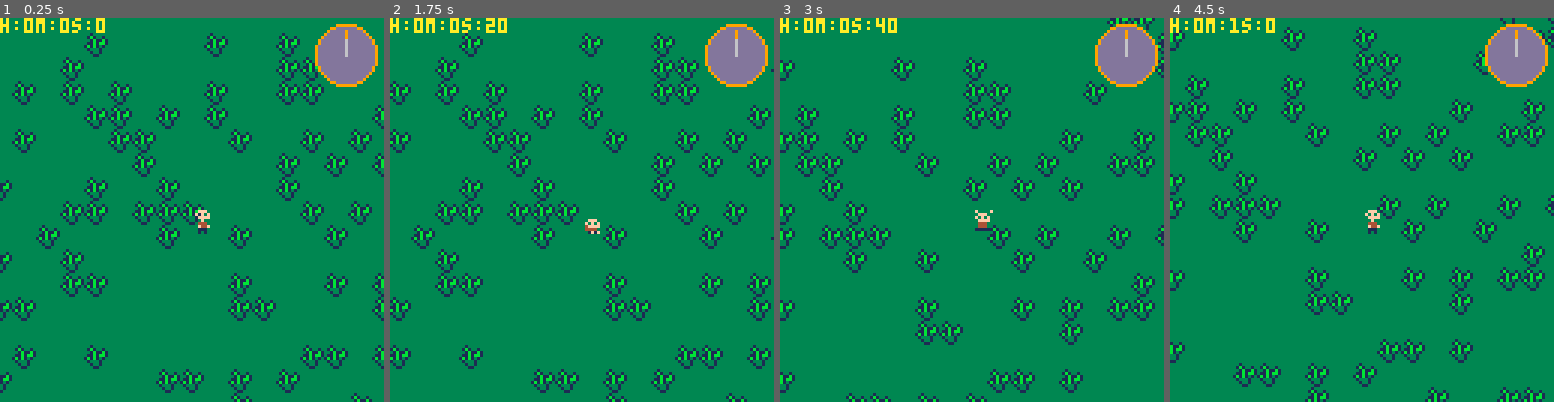
Above: before the commit, frames 1-4 (left to right).
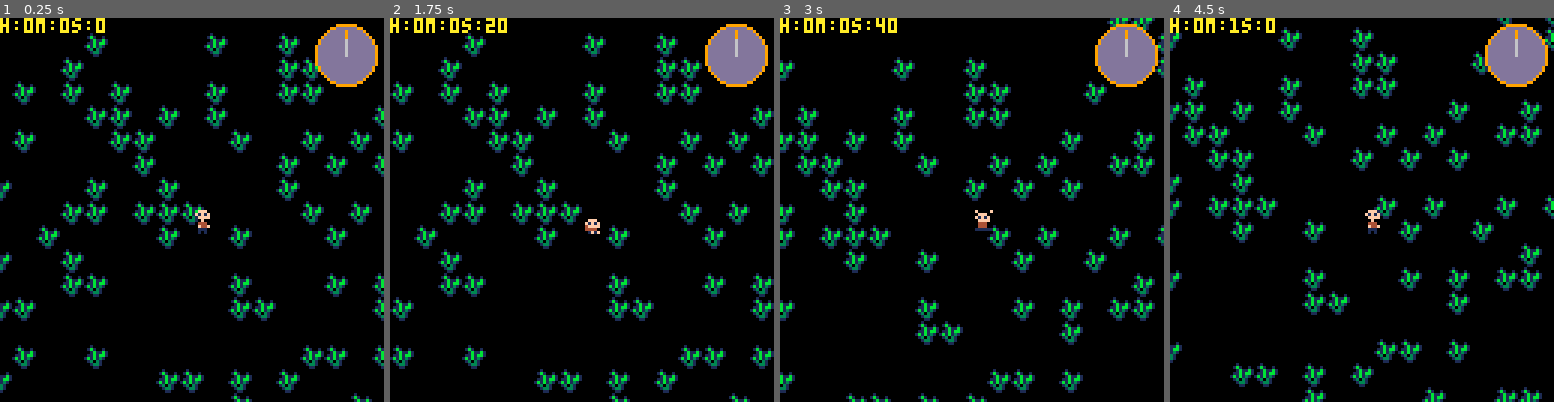
Above: after the commit, the same moments.

Repository: BradleyBoutcher/liltown
Game: PICO-8 cartridge liltown.p8
Two runs of this game, one before a commit and one after it. Both use one fixed random seed, a clock stepped at 60 frames per second and the inputs below.
Inputs:
- Up to frame 1 (0.25 s): no input
- Up to frame 2 (1.75 s): tap X (X key) at 0.33, 1.07 s; tap O (Z key) at 0.7, 1.7 s; hold Right from 1.6 s (still down)
- Up to frame 3 (3 s): tap X (X key) at 1.85, 2.97 s; release Right at 2.1 s; tap O (Z key) at 2.1, 2.5, 2.9 s; hold Up 2.15-2.42 s; hold Right from 2.47 s (still down)
- Up to frame 4 (4.5 s): release Right at 3.03 s; hold Left 3.08-3.58 s; tap O (Z key) at 3.3, 3.7, 4.1 s; hold Down 3.63-3.97 s; hold Right from 4.02 s (still down); tap X (X key) at 4.08 s

The runs differ from the first frame. In frame 1, 84% of the frame differs, in the area x 0-100%, y 0-100%; in frame 2, 95%; in frame 3, 85%; in frame 4, 95%.

Commit message:
Begin implementing day night animation

Diff:
--- a/liltown.p8
+++ b/liltown.p8
@@ -4,6 +4,7 @@
 
 -- lil' town -- by bradley boutcher
 
+-- Initial values for player character
 local guy = {
 	x = 500,
 	y = 75,
@@ -14,6 +15,11 @@
 	o = 0
 }
 
+local ground = {
+	stage = 0,
+	c = 3,
+	f = 0b0000000000000000
+}
 -- clock
 local hour,minute,second = 0,0,0
 -- day or night
@@ -31,7 +37,7 @@
 function generatemap()
 	for x=0,127,1 do
 		for y=0,31,1 do
-			if (rnd(100) > 75) then
+			if (rnd(100) > 75 and mget(x,y) == 0) then
 				add(plants, {x=x,y=y})
 				mset(x,y,18)
 			end
@@ -121,6 +127,7 @@
 
 -- animated clock in top right hand corner
 function draw_clock()
+	fillp(0b0000000000000000)
 	x = cam_x+115
 	y = cam_y + 12
 	circfill(x,y,10,13)
@@ -130,9 +137,24 @@
 	minute_y = y + (-cos(minute/60)*8)
 	line(x,y,minute_x, minute_y,9)
 	-- hour hand
-	hourx = x + (-sin(hour/60)*5)
-	houry = y + (-cos(hour/60)*5)
-	line(x,y,hourx,houry,6)
+	hour_x = x + (-sin(hour/60)*5)
+	hour_y = y + (-cos(hour/60)*5)
+	line(x,y,hour_x,hour_y,6)
+end
+
+function update_ground()
+	if (am) ground.c = 3 else ground.c = 1
+	if (frame % 15 == 0) then
+		if (ground.stage == 0) ground.f = 0b1000100010001000
+		if (ground.stage == 1) ground.f = 0b1010101010101010
+		if (ground.stage >= 2) ground.f = 0b0000000000000000
+		ground.stage += 1
+	end
+end
+
+function draw_ground()
+	fillp(ground.f)
+	rectfill(0,0,1017,255,c)
 end
 
 -- increment frame timer and clock values
@@ -145,6 +167,7 @@
 				minute = 0
 				if (hour > 11) then
 					if (am) am = false else am = true
+					ground_stage = 0
 					hour = 0
 				else
 					hour += 1
@@ -171,6 +194,7 @@
 	grow_plants()
 	anim_guy()
 	move_guy()
+	update_ground()
 	-- record btn press on current frame
 	p_btn = btn()
 end
@@ -178,7 +202,7 @@
 function _draw()
 	cls()
 	camera(cam_x,cam_y)
-	rectfill(0,0,1017,155,3)
+	draw_ground()
 	map(0, 0, 0, 0, 128, 32)
 	draw_clock()
 	spr(guy.sprt,guy.x,guy.y,1,1,guy.f)
@@ -318,42 +342,42 @@
 0202020202020000000000000000000000000100000000000000000000000000000000000000000000000000000000000000000000000000000000000000000000000000000000000000000000000000000000000000000000000000000000000000000000000000000000000000000000000000000000000000000000000000
 0000000000000000000000000000000000000000000000000000000000000000000000000000000000000000000000000000000000000000000000000000000000000000000000000000000000000000000000000000000000000000000000000000000000000000000000000000000000000000000000000000000000000000
 __map__
-16171717171717171717171717171717171b1b1b1b1b1b1b1b1b1b1b1b1b1b1b1b1b1b1b1b1b1b1b1b1b1b1b1b1b1b1b1b1b1b1b1b1b1b1b1b1b1b1b1b1b1b1b1b1b1b1b1b1b1b1b1b1b1b1b1b1b1b1b1b1b1b1b1b1b1b1b1b1b1b1b1b1b1b1b1b1b1b1b1b1b1b1b1b1b1b1b1b1b1b1b1b1b1b1b1b1b1b1b1b1b000000000000
-1608090a1b1b1b1b1b1b1b1b1b1b1b1b1b1b1b1b1b1b1b1b1b1b1b1b1b1b1b1b1b1b1b1b1b1b1b1b1b1b1b1b1b1b1b1b1b1b1b1b1b1b1b1b1b1b1b1b1b1b1b1b1b1b1b1b1b1b1b1b1b1b1b1b1b1b1b1b1b1b1b1b1b1b1b1b1b1b1b1b1b1b1b1b1b1b1b1b1b1b1b1b1b1b1b1b1b1b1b1b1b1b1b1b1b1b1b1b1b1b000000000000
-1638393a1b1b1b1b1b1b1b1b1b1b1b1b1b1b1b1b1b1b1b1b1b1b1b1b1b1b1b1b1b1b1b1b1b1b1b1b1b1b1b1b1b1b1b1b1b1b1b1b1b1b1b1b1b1b1b1b1b1b1b1b1b1b1b1b1b1b1b1b1b1b1b1b1b1b1b1b1b1b1b1b1b1b1b1b1b1b1b1b1b1b1b1b1b1b1b1b1b1b1b1b1b1b1b1b1b1b1b1b1b1b1b1b1b1b1b1b1b1b000000000000
-161b08090909090a1b1b1b1b1b1b1b1b1b1b1b1b1b1b1b1b1b1b1b1b1b1b1b1b1b1b1b1b1b1b1b1b1b1b1b1b1b1b1b1b1b1b1b1b1b1b1b1b1b1b1b1b1b1b1b1b1b1b1b1b1b1b1b1b1b1b1b1b1b1b1b1b1b1b1b1b1b1b1b1b1b1b1b1b1b1b1b1b1b1b1b1b1b1b1b1b1b1b1b1b1b1b1b1b1b1b1b1b1b1b1b1b1b1b000000000000
-16082b191919291a1b1b1b1b1b1b1b1b1b1b1b1b1b1b1b1b1b1b1b1b1b1b1b1b1b1b1b1b1b1b1b1b1b1b1b1b1b1b1b1b1b1b1b1b1b1b1b1b1b1b1b1b1b1b1b1b1b1b1b1b1b1b1b1b1b1b1b1b1b1b1b1b1b1b1b1b1b1b1b1b1b1b1b1b1b1b1b1b1b1b1b1b1b1b1b1b1b1b1b1b1b1b1b1b1b1b1b1b1b1b1b1b1b1b000000000000
-162819192919192a1b1b1b1b1b1b1b1b1b1b1b1b1b1b1b1b1b1b1b1b1b1b1b1b1b1b1b1b1b1b1b1b1b1b1b1b1b1b1b1b1b1b1b1b1b1b1b1b1b1b1b1b1b1b1b1b1b1b1b1b1b1b1b1b1b1b1b1b1b1b1b1b1b1b1b1b1b1b1b1b1b1b1b1b1b1b1b1b1b1b1b1b1b1b1b1b1b1b1b1b1b1b1b1b1b1b1b1b1b1b1b1b1b1b000000000000
-163839393939393a1b1b1b1b1b1b1b1b1b1b1b1b1b1b1b1b1b1b1b1b1b1b1b1b1b1b1b1b1b1b1b1b1b1b1b1b1b1b1b1b1b1b1b1b1b1b1b1b1b1b1b1b1b1b1b1b1b1b1b1b1b1b1b1b1b1b1b1b1b1b1b1b1b1b1b1b1b1b1b1b1b1b1b1b1b1b1b1b1b1b1b1b1b1b1b1b1b1b1b1b1b1b1b1b1b1b1b1b1b1b1b1b1b1b000000000000
-161b1b1b1b1b1b1b1b1b1b1b1b1b1b1b1b1b1b1b1b1b1b1b1b1b1b1b1b1b1b1b1b1b1b1b1b1b1b1b1b1b1b1b1b1b1b1b1b1b1b1b1b1b1b1b1b1b1b1b1b1b1b1b1b1b1b1b1b1b1b1b1b1b1b1b1b1b1b1b1b1b1b1b1b1b1b1b1b1b1b1b1b1b1b1b1b1b1b1b1b1b1b1b1b1b1b1b1b1b1b1b1b1b1b1b1b1b1b1b1b1b000000000000
-161b1b1b1b1b1b1b1b1b1b1b1b1b1b1b1b1b1b1b1b1b1b1b1b1b1b1b1b1b1b1b1b1b1b1b1b1b1b1b1b1b1b1b1b1b1b1b1b1b1b1b1b1b1b1b1b1b1b1b1b1b1b1b1b1b1b1b1b1b1b1b1b1b1b1b1b1b1b1b1b1b1b1b1b1b1b1b1b1b1b1b1b1b1b1b1b1b1b1b1b1b1b1b1b1b1b1b1b1b1b1b1b1b1b1b1b1b1b1b1b1b000000000000
-161b1b1b1b1b1b1b1b1b1b1b1b1b1b1b1b1b1b1b1b1b1b1b1b1b1b1b1b1b1b1b1b1b1b1b1b1b1b1b1b1b1b1b1b1b1b1b1b1b1b1b1b1b1b1b1b1b1b1b1b1b1b1b1b1b1b1b1b1b1b1b1b1b1b1b1b1b1b1b1b1b1b1b1b1b1b1b1b1b1b1b1b1b1b1b1b1b1b1b1b1b1b1b1b1b1b1b1b1b1b1b1b1b1b1b1b1b1b1b1b1b1b1b1b1b0000
-161b1b1b1b1b1b1b1b1b1b1b1b1b1b1b1b1b1b1b1b1b1b1b1b1b1b1b1b1b1b1b1b1b1b1b1b1b1b1b1b1b1b1b1b1b1b1b1b1b1b1b1b1b1b1b1b1b1b1b1b1b1b1b1b1b1b1b1b1b1b1b1b1b1b1b1b1b1b1b1b1b1b1b1b1b1b1b1b1b1b1b1b1b1b1b1b1b1b1b1b1b1b1b1b1b1b1b1b1b1b1b1b1b1b1b1b1b1b1b1b1b1b1b1b1b0000
-161b1b1b1b1b1b1b1b1b1b1b1b1b1b1b1b1b1b1b1b1b1b1b1b1b1b1b1b1b1b1b1b1b1b1b1b1b1b1b1b1b1b1b1b1b1b1b1b1b1b1b1b1b1b1b1b1b1b1b1b1b1b1b1b1b1b1b1b1b1b1b1b1b1b1b1b1b1b1b1b1b1b1b1b1b1b1b1b1b1b1b1b1b1b1b1b1b1b1b1b1b1b1b1b1b1b1b1b1b1b1b1b1b1b1b1b1b1b1b1b1b1b1b1b1b1b1b
-161b1b1b1b1b1b1b1b1b1b1b1b1b1b1b1b1b1b1b1b1b1b1b1b1b1b1b1b1b1b1b1b1b1b1b1b1b1b1b1b1b1b1b1b1b1b1b1b1b1b1b1b1b1b1b1b1b1b1b1b1b1b1b1b1b1b1b1b1b1b1b1b1b1b1b1b1b1b1b1b1b1b1b1b1b1b1b1b1b1b1b1b1b1b1b1b1b1b1b1b1b1b1b1b1b1b1b1b1b1b1b1b1b1b1b1b1b1b1b1b1b1b1b1b1b1b1b
-161b1b1b1b1b1b1b1b1b1b1b1b1b1b1b1b1b1b1b1b1b1b1b1b1b1b1b1b1b1b1b1b1b1b1b1b1b1b1b1b1b1b1b1b1b1b1b1b1b1b1b1b1b1b1b1b1b1b1b1b1b1b1b1b1b1b1b1b1b1b1b1b1b1b1b1b1b1b1b1b1b1b1b1b1b1b1b1b1b1b1b1b1b1b1b1b1b1b1b1b1b1b1b1b1b1b1b1b1b1b1b1b1b1b1b1b1b1b1b1b1b1b1b1b1b1b1b
-161b1b1b1b1b1b1b1b1b1b1b1b1b1b1b1b1b1b1b1b1b1b1b1b1b1b1b1b1b1b1b1b1b1b1b1b1b1b1b1b1b1b1b1b1b1b1b1b1b1b1b1b1b1b1b1b1b1b1b1b1b1b1b1b1b1b1b1b1b1b1b1b1b1b1b1b1b1b1b1b1b1b1b1b1b1b1b1b1b1b1b1b1b1b1b1b1b1b1b1b1b1b1b1b1b1b1b1b1b1b1b1b1b1b1b1b1b1b1b1b1b1b1b1b1b1b1b
-161b1b1b1b1b1b1b1b1b1b1b1b1b1b1b1b1b1b1b1b1b1b1b1b1b1b1b1b1b1b1b1b1b1b1b1b1b1b1b1b1b1b1b1b1b1b1b1b1b1b1b1b1b1b1b1b1b1b1b1b1b1b1b1b1b1b1b1b1b1b1b1b1b1b1b1b1b1b1b1b1b1b1b1b1b1b1b1b1b1b1b1b1b1b1b1b1b1b1b1b1b1b1b1b1b1b1b1b1b1b1b1b1b1b1b1b1b1b1b1b1b1b1b1b1b1b1b
-161b1b1b1b1b1b1b1b1b1b1b1b1b1b1b1b1b1b1b1b1b1b1b1b1b1b1b1b1b1b1b1b1b1b1b1b1b1b1b1b1b1b1b1b1b1b1b1b1b1b1b1b1b1b1b1b1b1b1b1b1b1b1b1b1b1b1b1b1b1b1b1b1b1b1b1b1b1b1b1b1b1b1b1b1b1b1b1b1b1b1b1b1b1b1b1b1b1b1b1b1b1b1b1b1b1b1b1b1b1b1b1b1b1b1b1b1b1b1b1b1b1b1b1b1b1b1b
-161b1b1b1b1b1b1b1b1b1b1b1b1b1b1b1b1b1b1b1b1b1b1b1b1b1b1b1b1b1b1b1b1b1b1b1b1b1b1b1b1b1b1b1b1b1b1b1b1b1b1b1b1b1b1b1b1b1b1b1b1b1b1b1b1b1b1b1b1b1b1b1b1b1b1b1b1b1b1b1b1b1b1b1b1b1b1b1b1b1b1b1b1b1b1b1b1b1b1b1b1b1b1b1b1b1b1b1b1b1b1b1b1b1b1b1b1b1b1b1b1b1b1b1b1b1b1b
-161b1b1b1b1b1b1b1b1b1b1b1b1b1b1b1b1b1b1b1b1b1b1b1b1b1b1b1b1b1b1b1b1b1b1b1b1b1b1b1b1b1b1b1b1b1b1b1b1b1b1b1b1b1b1b1b1b1b1b1b1b1b1b1b1b1b1b1b1b1b1b1b1b1b1b1b1b1b1b1b1b1b1b1b1b1b1b1b1b1b1b1b1b1b1b1b1b1b1b1b1b1b1b1b1b1b1b1b1b1b1b1b1b1b1b1b1b1b1b1b1b1b1b1b1b1b1b
-161b1b1b1b1b1b1b1b1b1b1b1b1b1b1b1b1b1b1b1b1b1b1b1b1b1b1b1b1b1b1b1b1b1b1b1b1b1b1b1b1b1b1b1b1b1b1b1b1b1b1b1b1b1b1b1b1b1b1b1b1b1b1b1b1b1b1b1b1b1b1b1b1b1b1b1b1b1b1b1b1b1b1b1b1b1b1b1b1b1b1b1b1b1b1b1b1b1b1b1b1b1b1b1b1b1b1b1b1b1b1b1b1b1b1b1b1b1b1b1b1b1b1b1b1b1b1b
-161b1b1b1b1b1b1b1b1b1b1b1b1b1b1b1b1b1b1b1b1b1b1b1b1b1b1b1b1b1b1b1b1b1b1b1b1b1b1b1b1b1b1b1b1b1b1b1b1b1b1b1b1b1b1b1b1b1b1b1b1b1b1b1b1b1b1b1b1b1b1b1b1b1b1b1b1b1b1b1b1b1b1b1b1b1b1b1b1b1b1b1b1b1b1b1b1b1b1b1b1b1b1b1b1b1b1b1b1b1b1b1b1b1b1b1b1b1b1b1b1b1b1b1b1b1b1b
-161b1b1b1b1b1b1b1b1b1b1b1b1b1b1b1b1b1b1b1b1b1b1b1b1b1b1b1b1b1b1b1b1b1b1b1b1b1b1b1b1b1b1b1b1b1b1b1b1b1b1b1b1b1b1b1b1b1b1b1b1b1b1b1b1b1b1b1b1b1b1b1b1b1b1b1b1b1b1b1b1b1b1b1b1b1b1b1b1b1b1b1b1b1b1b1b1b1b1b1b1b1b1b1b1b1b1b1b1b1b1b1b1b1b1b1b1b1b1b1b1b1b1b1b1b1b1b
-161b1b1b1b1b1b1b1b1b1b1b1b1b1b1b1b1b1b1b1b1b1b1b1b1b1b1b1b1b1b1b1b1b1b1b1b1b1b1b1b1b1b1b1b1b1b1b1b1b1b1b1b1b1b1b1b1b1b1b1b1b1b1b1b1b1b1b1b1b1b1b1b1b1b1b1b1b1b1b1b1b1b1b1b1b1b1b1b1b1b1b1b1b1b1b1b1b1b1b1b1b1b1b1b1b1b1b1b1b1b1b1b1b1b1b1b1b1b1b1b1b1b1b1b1b1b1b
-161b1b1b1b1b1b1b1b1b1b1b1b1b1b1b1b1b1b1b1b1b1b1b1b1b1b1b1b1b1b1b1b1b1b1b1b1b1b1b1b1b1b1b1b1b1b1b1b1b1b1b1b1b1b1b1b1b1b1b1b1b1b1b1b1b1b1b1b1b1b1b1b1b1b1b1b1b1b1b1b1b1b1b1b1b1b1b1b1b1b1b1b1b1b1b1b1b1b1b1b1b1b1b1b1b1b1b1b1b1b1b1b1b1b1b1b1b1b1b1b1b1b1b1b1b1b1b
-161b1b1b1b1b1b1b1b1b1b1b1b1b1b1b1b1b1b1b1b1b1b1b1b1b1b1b1b1b1b1b1b1b1b1b1b1b1b1b1b1b1b1b1b1b1b1b1b1b1b1b1b1b1b1b1b1b1b1b1b1b1b1b1b1b1b1b1b1b1b1b1b1b1b1b1b1b1b1b1b1b1b1b1b1b1b1b1b1b1b1b1b1b1b1b1b1b1b1b1b1b1b1b1b1b1b1b1b1b1b1b1b1b1b1b1b1b1b1b1b1b1b1b1b1b1b1b
-161b1b1b1b1b1b1b1b1b1b1b1b1b1b1b1b1b1b1b1b1b1b1b1b1b1b1b1b1b1b1b1b1b1b1b1b1b1b1b1b1b1b1b1b1b1b1b1b1b1b1b1b1b1b1b1b1b1b1b1b1b1b1b1b1b1b1b1b1b1b1b1b1b1b1b1b1b1b1b1b1b1b1b1b1b1b1b1b1b1b1b1b1b1b1b1b1b1b1b1b1b1b1b1b1b1b1b1b1b1b1b1b1b1b1b1b1b1b1b1b1b1b1b1b1b1b1b
-161b1b1b1b1b1b1b1b1b1b1b1b1b1b1b1b1b1b1b1b1b1b1b1b1b1b1b1b1b1b1b1b1b1b1b1b1b1b1b1b1b1b1b1b1b1b1b1b1b1b1b1b1b1b1b1b1b1b1b1b1b1b1b1b1b1b1b1b1b1b1b1b1b1b1b1b1b1b1b1b1b1b1b1b1b1b1b1b1b1b1b1b1b1b1b1b1b1b1b1b1b1b1b1b1b1b1b1b1b1b1b000000001b1b1b1b1b1b1b1b1b1b1b1b
-161b1b1b1b1b1b1b1b1b1b1b1b1b1b1b1b1b1b1b1b1b1b1b1b1b1b1b1b1b1b1b1b1b1b1b1b1b1b1b1b1b1b1b1b1b1b1b1b1b1b1b1b1b1b1b1b1b1b1b1b1b1b1b1b1b1b1b1b1b1b1b1b1b1b1b1b1b1b1b1b1b1b1b1b1b1b1b1b1b1b1b1b1b1b1b1b1b1b1b1b1b1b1b1b1b1b1b1b1b1b1b000000001b1b1b1b1b1b1b1b1b1b1b1b
-161b1b1b1b1b1b1b1b1b1b1b1b1b1b1b1b1b1b1b1b1b1b1b1b1b1b1b1b1b1b1b1b1b1b1b1b1b1b1b1b1b1b1b1b1b1b1b1b1b1b1b1b1b1b1b1b1b1b1b1b1b1b1b1b1b1b1b1b1b1b1b1b1b1b1b1b1b1b1b1b1b1b1b1b1b1b1b1b1b1b1b1b1b1b1b1b1b1b1b1b1b1b1b1b1b1b1b1b1b1b1b000000001b1b1b1b1b1b1b1b1b1b1b1b
-161b1b1b1b1b1b1b1b1b1b1b1b1b1b1b1b1b1b1b1b1b1b1b1b1b1b1b1b1b1b1b1b1b1b1b1b1b1b1b1b1b1b1b1b1b1b1b1b1b1b1b1b1b1b1b1b1b1b1b1b1b1b1b1b1b1b1b1b1b1b1b1b1b1b1b1b1b1b1b1b1b1b1b1b1b1b1b1b1b1b1b1b1b1b1b1b1b1b1b1b1b1b1b1b1b1b1b1b1b1b1b000000001b1b1b1b1b1b1b1b1b1b1b1b
-161b1b1b1b1b1b1b1b1b1b1b1b1b1b1b1b1b1b1b1b1b1b1b1b1b1b1b1b1b1b1b1b1b1b1b1b1b1b1b1b1b1b1b1b1b1b1b1b1b1b1b1b1b1b1b1b1b1b1b1b1b1b1b1b1b1b1b1b1b1b1b1b1b1b1b1b1b1b1b1b1b1b1b1b1b1b1b1b1b1b1b1b1b1b1b1b1b1b1b1b1b1b1b1b1b1b1b1b1b1b1b1b1b1b1b1b1b1b1b1b1b1b1b1b1b1b1b
-161b1b1b1b1b1b1b1b1b1b1b1b1b1b1b1b1b1b1b1b1b1b1b1b1b1b1b1b1b1b1b1b1b1b1b1b1b1b1b1b1b1b1b1b1b1b1b1b1b1b1b1b1b1b1b1b1b1b1b1b1b1b1b1b1b1b1b1b1b1b1b1b1b1b1b1b1b1b1b1b1b1b1b1b1b1b1b1b1b1b1b1b1b1b1b1b1b1b1b1b1b1b1b1b1b1b1b1b1b1b1b1b1b1b1b1b1b1b1b1b1b1b1b1b1b1b1b
-…(7 lines of a section not shown)…
+1617171717171717171717171717171717000000000000000000000000000000000000000000000000000000000000000000000000000000000000000000000000000000000000000000000000000000000000000000000000000000000000000000000000000000000000000000000000000000000000000000000000000000
+1608090a00000000000000000000000000000000000000000000000000000000000000000000000000000000000000000000000000000000000000000000000000000000000000000000000000000000000000000000000000000000000000000000000000000000000000000000000000000000000000000000000000000000
+1638393a00000000000000000000000000000000000000000000000000000000000000000000000000000000000000000000000000000000000000000000000000000000000000000000000000000000000000000000000000000000000000000000000000000000000000000000000000000000000000000000000000000000
+160008090909090a000000000000000000000000000000000000000000000000000000000000000000000000000000000000000000000000000000000000000000000000000000000000000000000000000000000000000000000000000000000000000000000000000000000000000000000000000000000000000000000000
+16082b191919291a000000000000000000000000000000000000000000000000000000000000000000000000000000000000000000000000000000000000000000000000000000000000000000000000000000000000000000000000000000000000000000000000000000000000000000000000000000000000000000000000
+162819192919192a000000000000000000000000000000000000000000000000000000000000000000000000000000000000000000000000000000000000000000000000000000000000000000000000000000000000000000000000000000000000000000000000000000000000000000000000000000000000000000000000
+163839393939393a000000000000000000000000000000000000000000000000000000000000000000000000000000000000000000000000000000000000000000000000000000000000000000000000000000000000000000000000000000000000000000000000000000000000000000000000000000000000000000000000
+1600000000000000000000000000000000000000000000000000000000000000000000000000000000000000000000000000000000000000000000000000000000000000000000000000000000000000000000000000000000000000000000000000000000000000000000000000000000000000000000000000000000000000
+1600000000000000000000000000000000000000000000000000000000000000000000000000000000000000000000000000000000000000000000000000000000000000000000000000000000000000000000000000000000000000000000000000000000000000000000000000000000000000000000000000000000000000
+1600000000000000000000000000000000000000000000000000000000000000000000000000000000000000000000000000000000000000000000000000000000000000000000000000000000000000000000000000000000000000000000000000000000000000000000000000000000000000000000000000000000000000
+1600000000000000000000000000000000000000000000000000000000000000000000000000000000000000000000000000000000000000000000000000000000000000000000000000000000000000000000000000000000000000000000000000000000000000000000000000000000000000000000000000000000000000
+1600000000000000000000000000000000000000000000000000000000000000000000000000000000000000000000000000000000000000000000000000000000000000000000000000000000000000000000000000000000000000000000000000000000000000000000000000000000000000000000000000000000000000
+1600000000000000000000000000000000000000000000000000000000000000000000000000000000000000000000000000000000000000000000000000000000000000000000000000000000000000000000000000000000000000000000000000000000000000000000000000000000000000000000000000000000000000
+1600000000000000000000000000000000000000000000000000000000000000000000000000000000000000000000000000000000000000000000000000000000000000000000000000000000000000000000000000000000000000000000000000000000000000000000000000000000000000000000000000000000000000
+1600000000000000000000000000000000000000000000000000000000000000000000000000000000000000000000000000000000000000000000000000000000000000000000000000000000000000000000000000000000000000000000000000000000000000000000000000000000000000000000000000000000000000
+1600000000000000000000000000000000000000000000000000000000000000000000000000000000000000000000000000000000000000000000000000000000000000000000000000000000000000000000000000000000000000000000000000000000000000000000000000000000000000000000000000000000000000
+1600000000000000000000000000000000000000000000000000000000000000000000000000000000000000000000000000000000000000000000000000000000000000000000000000000000000000000000000000000000000000000000000000000000000000000000000000000000000000000000000000000000000000
+1600000000000000000000000000000000000000000000000000000000000000000000000000000000000000000000000000000000000000000000000000000000000000000000000000000000000000000000000000000000000000000000000000000000000000000000000000000000000000000000000000000000000000
+1600000000000000000000000000000000000000000000000000000000000000000000000000000000000000000000000000000000000000000000000000000000000000000000000000000000000000000000000000000000000000000000000000000000000000000000000000000000000000000000000000000000000000
+1600000000000000000000000000000000000000000000000000000000000000000000000000000000000000000000000000000000000000000000000000000000000000000000000000000000000000000000000000000000000000000000000000000000000000000000000000000000000000000000000000000000000000
+1600000000000000000000000000000000000000000000000000000000000000000000000000000000000000000000000000000000000000000000000000000000000000000000000000000000000000000000000000000000000000000000000000000000000000000000000000000000000000000000000000000000000000
+1600000000000000000000000000000000000000000000000000000000000000000000000000000000000000000000000000000000000000000000000000000000000000000000000000000000000000000000000000000000000000000000000000000000000000000000000000000000000000000000000000000000000000
+1600000000000000000000000000000000000000000000000000000000000000000000000000000000000000000000000000000000000000000000000000000000000000000000000000000000000000000000000000000000000000000000000000000000000000000000000000000000000000000000000000000000000000
+1600000000000000000000000000000000000000000000000000000000000000000000000000000000000000000000000000000000000000000000000000000000000000000000000000000000000000000000000000000000000000000000000000000000000000000000000000000000000000000000000000000000000000
+1600000000000000000000000000000000000000000000000000000000000000000000000000000000000000000000000000000000000000000000000000000000000000000000000000000000000000000000000000000000000000000000000000000000000000000000000000000000000000000000000000000000000000
+1600000000000000000000000000000000000000000000000000000000000000000000000000000000000000000000000000000000000000000000000000000000000000000000000000000000000000000000000000000000000000000000000000000000000000000000000000000000000000000000000000000000000000
+1600000000000000000000000000000000000000000000000000000000000000000000000000000000000000000000000000000000000000000000000000000000000000000000000000000000000000000000000000000000000000000000000000000000000000000000000000000000000000000000000000000000000000
+161b1b1b1b1b1b1b1b1b1b1b1b1b1b1b1b1b1b1b1b1b1b1b1b1b1b1b1b1b1b1b1b1b1b1b1b1b1b1b1b1b1b1b1b1b1b000000000000000000000000000000000000000000000000000000000000000000000000000000000000000000000000000000000000000000000000000000000000000000000000000000000000000000
+161b1b1b1b1b1b1b1b1b1b1b1b1b1b1b1b1b1b1b1b1b1b1b1b1b1b1b1b1b1b1b1b1b1b1b1b1b1b1b1b1b1b1b1b1b1b000000000000000000000000000000000000000000000000000000000000000000000000000000000000000000000000000000000000000000000000000000000000000000000000000000000000000000
+161b1b1b1b1b1b1b1b1b1b1b1b1b1b1b1b1b1b1b1b1b1b1b1b1b1b1b1b1b1b1b1b1b1b1b1b1b1b1b1b1b1b1b1b1b1b000000000000000000000000000000000000000000000000000000000000000000000000000000000000000000000000000000000000000000000000000000000000000000000000000000000000000000
+161b1b1b1b1b1b1b1b1b1b1b1b1b1b1b1b1b1b1b1b1b1b1b1b1b1b1b1b1b1b1b1b1b1b1b1b1b1b1b1b1b1b1b1b1b1b000000000000000000000000000000000000000000000000000000000000000000000000000000000000000000000000000000000000000000000000000000000000000000000000000000000000000000
+161b1b1b1b1b1b1b1b1b1b1b1b1b1b1b1b1b1b1b1b1b1b1b1b1b1b1b1b1b1b1b1b1b1b1b1b1b1b1b1b1b1b1b1b1b1b000000000000000000000000000000000000000000000000000000000000000000000000000000000000000000000000000000000000000000000000000000000000000000000000000000000000000000
+…(7 lines of a section not shown)…
Not shown, changed: 87 lines of the sprite sheet (__gfx__) section of liltown.p8
